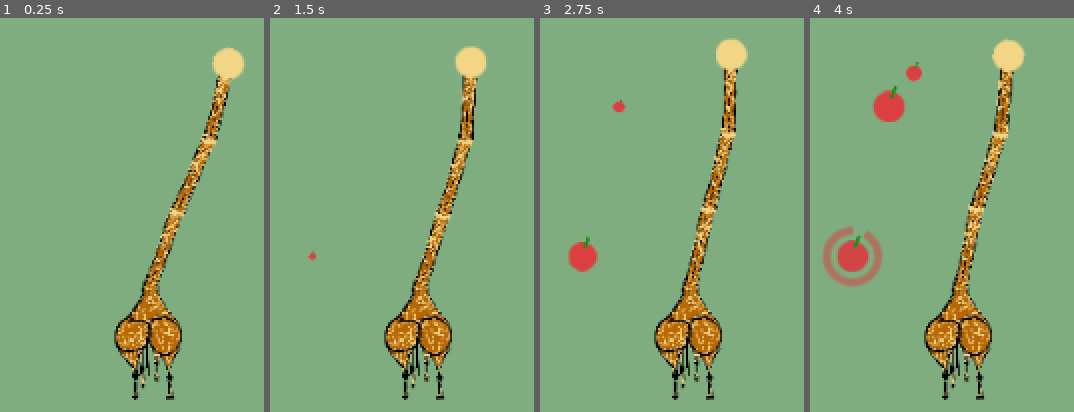
Above: before the commit, frames 1-4 (left to right).
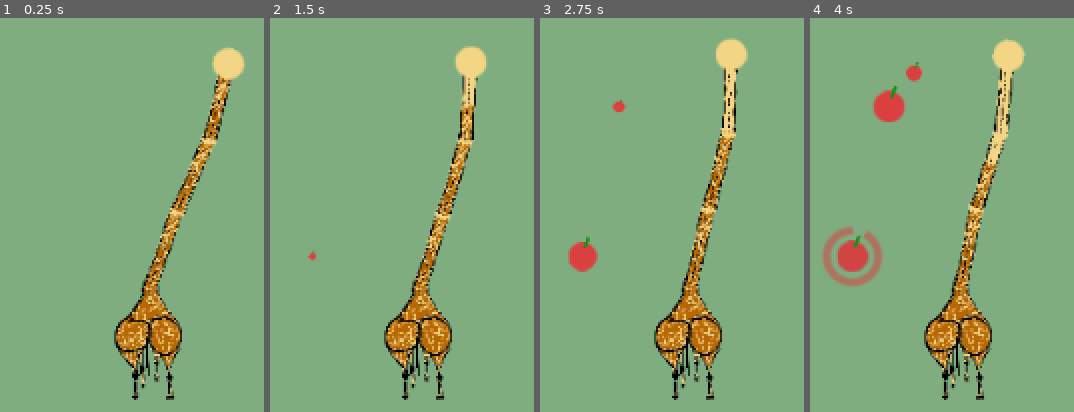
Above: after the commit, the same moments.

Repository: AnJ95/tectonicGiraffe
Game: Godot game, scene res://main/Main.tscn
Two runs of this game, one before a commit and one after it. Both use one fixed random seed, a clock stepped at 60 frames per second and the inputs below.
Inputs:
- Up to frame 1 (0.25 s): no input
- Up to frame 2 (1.5 s): tap W (key_0) at 0.6 s; tap A (key_1) at 1.35 s
- Up to frame 3 (2.75 s): tap D (key_2) at 2.1 s
- Up to frame 4 (4 s): tap S (key_3) at 2.85 s; tap W (key_0) at 3.6 s

The runs differ from the first frame. In frame 1, 0.7% of the frame differs, in the area x 60-88%, y 14-66%; in frame 2, 0.5%; in frame 3, 0.5%; in frame 4, 1.2%, in the area x 60-77%, y 13-54%.

Commit message:
Added time limit

Diff:
--- a/neck/Giraffe.gd
+++ b/neck/Giraffe.gd
@@ -1,10 +1,19 @@
 extends Node2D
 
 onready var Seg = preload("res://neck/Seg.tscn")
+onready var SegClass = preload("res://neck/Seg.gd")
+
+const HEALTH_PER_FRUIT = 3.0
+const HEALTH_PER_SECOND = -0.34
+
 onready var head = $Neck/Head
 
 var time = 0
 var is_clone = false
+
+var num_segs = 0
+var health = 1
+var cur_max_health = 1
 
 func _ready():
 
@@ -19,6 +28,7 @@
 func _process(delta):
     time += delta
 
+    set_health(health + delta * HEALTH_PER_SECOND)
 
 func _on_fruit_collected(fruit):
     if fruit == null:
@@ -34,6 +44,23 @@
     head.get_parent().remove_child(head)
     seg.add_child(head)
     head.position = seg.get_next_seg_local_pos()
+
+    # health
+    num_segs += 1
+    cur_max_health = SegClass.HEALTH_PER_SEG * num_segs
+    set_health(health + HEALTH_PER_FRUIT)
+
+func died():
+    print("DEAD")
+
+func set_health(new_health):
+    if new_health < 0:
+        died()
+
+    health = clamp(new_health, 0, cur_max_health)
+    for child in $Neck.get_children():
+        if child.is_in_group("Seg"):
+            child.set_health(health)
 
 func calc_random_reachable_pos():
     set_all_angles_random()
--- a/neck/Seg.gd
+++ b/neck/Seg.gd
@@ -1,4 +1,8 @@
 extends Node2D
+
+############################################
+# CONSTS
+const HEALTH_PER_SEG = 1.0
 
 ############################################
 # CUSTOMIZATION
@@ -29,6 +33,7 @@
 onready var line = $Visual/Line
 onready var circle = $Visual/Circle
 onready var sprite = $Visual/Sprite
+onready var spriteEmpty = $Visual/SpriteEmpty
 
 ############################################
 # STATE
@@ -95,6 +100,7 @@
     rotation = angle
 
     sprite.scale.x = width / float(sprite.texture.get_width())
+    spriteEmpty.scale.x = sprite.scale.x
 
     line.rect_size.x = width
     line.rect_position.x = -width/2
@@ -110,6 +116,26 @@
     else:
         set_length(length_initial)
 
+
+    var h = sprite.texture.get_height()
+    sprite.region_rect = Rect2(0, 0, sprite.texture.get_width(), h)
+    sprite.position.y = spriteEmpty.position.y
+    sprite.region_enabled = true
+
+func set_health(health):
+    print("dsa")
+    var my_health = min(HEALTH_PER_SEG, health)
+
+    var rel_health = (my_health / HEALTH_PER_SEG)
+    var h = sprite.texture.get_height() * rel_health
+    sprite.region_rect = Rect2(0, 0, sprite.texture.get_width(), h)
+
+    sprite.position.y = spriteEmpty.position.y + (1 - my_health / HEALTH_PER_SEG) * sprite.texture.get_height() * sprite.scale.y * 0.5
+
+    for child in get_children():
+        if child.is_in_group("Seg"):
+            child.set_health(health - my_health)
+
 func _on_start_anim_done():
     start_anim_done = true
 
@@ -121,6 +147,10 @@
 
     sprite.scale.y = length / float(sprite.texture.get_height())
     sprite.position.y = -length * 0.5
+
+    spriteEmpty.scale.y = sprite.scale.y
+    spriteEmpty.position.y = sprite.position.y
+
     for child in get_children():
         if child.is_in_group("Head") or child.is_in_group("Seg"):
             child.position = get_next_seg_local_pos()
--- a/neck/Seg.tscn
+++ b/neck/Seg.tscn
@@ -1,8 +1,9 @@
-[gd_scene load_steps=4 format=2]
+[gd_scene load_steps=5 format=2]
 
 [ext_resource path="res://assets/sprites/circle.png" type="Texture" id=1]
 [ext_resource path="res://neck/Seg.gd" type="Script" id=2]
 [ext_resource path="res://assets/sprites/neck.png" type="Texture" id=3]
+[ext_resource path="res://assets/sprites/neckEmpty.png" type="Texture" id=4]
 
 [node name="Seg" type="Node2D" groups=[
 "Seg",
@@ -26,9 +27,16 @@
 "_edit_use_anchors_": false
 }
 
-[node name="Sprite" type="Sprite" parent="Visual"]
+[node name="SpriteEmpty" type="Sprite" parent="Visual"]
 position = Vector2( 0.0293427, -28.1247 )
 scale = Vector2( 0.0523331, 0.0712225 )
+texture = ExtResource( 4 )
+
+[node name="Sprite" type="Sprite" parent="Visual"]
+position = Vector2( 0.029, -28.125 )
+scale = Vector2( 0.0523331, 0.0712225 )
 texture = ExtResource( 3 )
+region_enabled = true
+region_rect = Rect2( 0, 0, 180, 391 )
 
 [node name="Tween" type="Tween" parent="."]
Binary file added: assets/sprites/neckEmpty.png
Not shown, added: assets/sprites/neckEmpty.png.import
